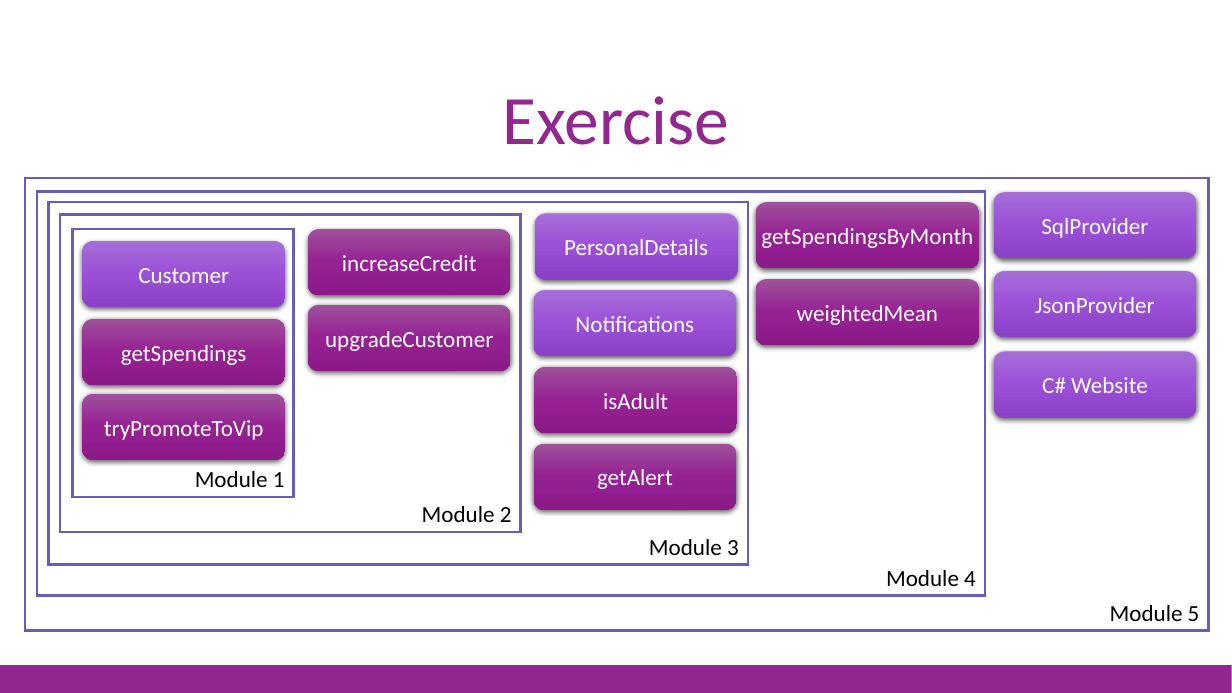
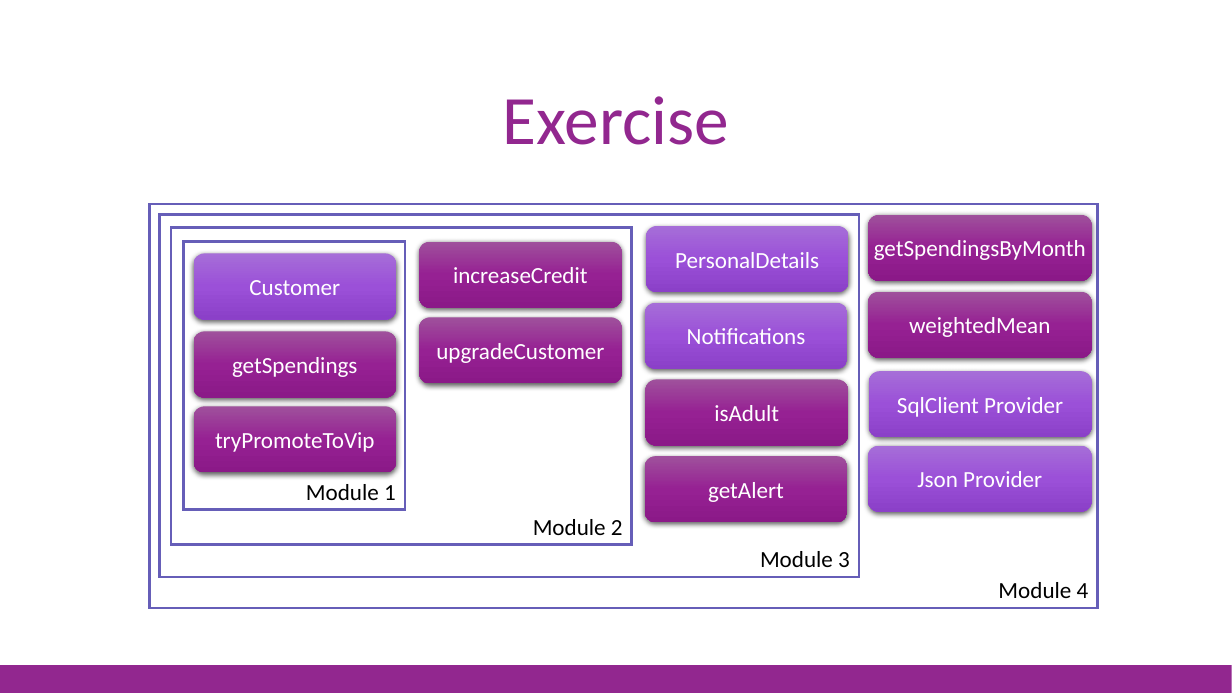
Before and after one commit to jorgef/fsharpworkshop, a slide deck: slide 10 of FSharpWorkshop_Slides.pptx. Drawn at 1232x693 pixels with LibreOffice and Linux fonts; fonts in the diff are those of the drawing. Boxes give left, top, right and bottom in pixels: in the first picture for what was removed or moved away, otherwise in the second. Text is boxed around its words. In the diff, an @@ line names an element or a change of style, - is before the commit and + after.

```diff
--- a/FSharpWorkshop_Slides.pptx
+++ b/FSharpWorkshop_Slides.pptx
@@ rectangle "Module 4": place and size @@
-rectangle "Module 4" at <box>37,191,985,595</box>
+rectangle "Module 4" at <box>150,204,1098,608</box>
@@ rounded rectangle "getSpendingsByMonth": place and size @@
-rounded rectangle "getSpendingsByMonth" at <box>756,202,980,269</box>
+rounded rectangle "getSpendingsByMonth" at <box>869,214,1092,281</box>
@@ 7 rounded rectangles, 1 rectangle: place and size @@
-7 rounded rectangles, 1 rectangle at <box>60,213,980,531</box>
+7 rounded rectangles, 1 rectangle at <box>171,226,1092,544</box>
@@ 3 rounded rectangles, 2 rectangles: place and size @@
-3 rounded rectangles, 2 rectangles at <box>49,202,749,565</box>
+3 rounded rectangles, 2 rectangles at <box>160,214,860,577</box>
@@ group removed at <box>25,178,1209,631</box>: 3 rounded rectangles, 1 rectangle @@
-Module 5
-SqlProvider
-JsonProvider
-C# Website
@@ rounded rectangle added at <box>869,372,1092,438</box>, fill gradient #A66ED9 to #9C51D9 to #8B41C8, 18 pt, text #FFFFFF @@
+SqlClient Provider
@@ rounded rectangle added at <box>868,445,1092,512</box>, fill gradient #A66ED9 to #9C51D9 to #8B41C8, 18 pt, text #FFFFFF @@
+Json Provider
```
Also in this commit, not shown: 9 other slides changed, 1 slide added, 5 slides removed, 1 other file.
